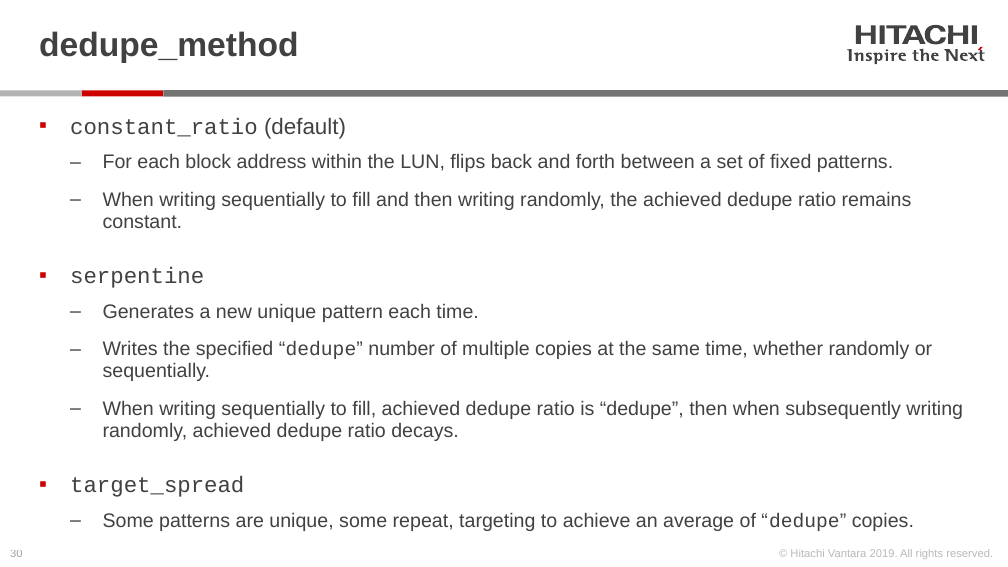
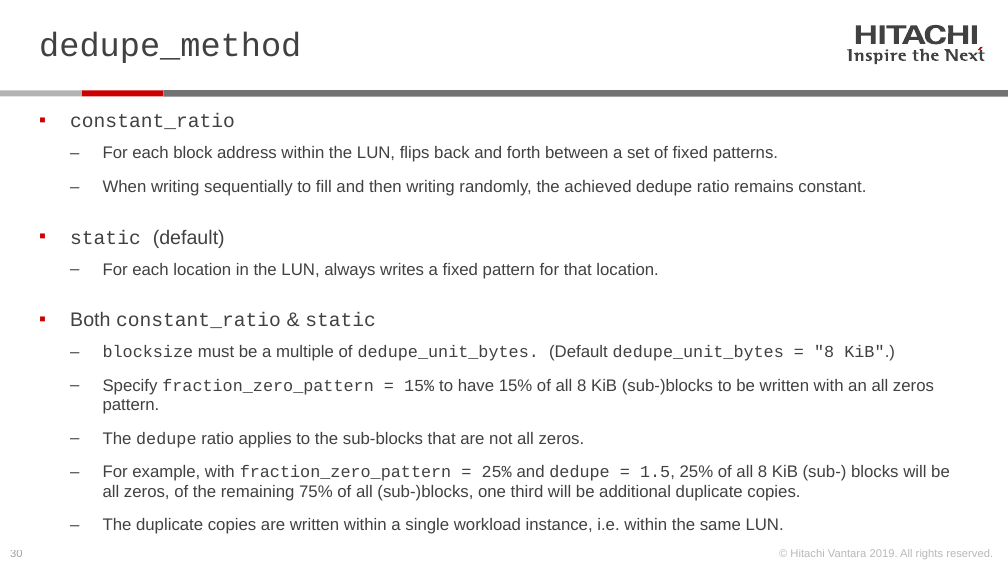
Before and after one commit to Hitachi-Data-Systems/ivy, a slide deck: slide 30 of doc/Programming the ivy engine.pptx. Drawn at 1008x567 pixels with LibreOffice and Linux fonts; fonts in the diff are those of the drawing. Boxes give left, top, right and bottom in pixels: in the first picture for what was removed or moved away, otherwise in the second. Text is boxed around its words. In the diff, an @@ line names an element or a change of style, - is before the commit and + after.

Commit message:
added dedupe_method=static

```diff
--- a/doc/Programming the ivy engine.pptx
+++ b/doc/Programming the ivy engine.pptx
@@ title "dedupe_method" at [39,32,301,63]: font Arial to Courier New, bold off @@
@@ text at [70,114,235,129]: text changed; size 16 to 14 pt @@
-▪ constant_ratio (default)
+▪ constant_ratio
@@ text at [103,146,866,196]: size 14 to 12 pt in "For each block address within the LUN, ...", "When writing sequentially to fill and then ..." @@
@@ text at [70,229,950,534]: text changed; size 14 to 12 pt @@
-▪ serpentine
-  ‒ Generates a new unique pattern each time.
-  ‒ Writes the specified “dedupe” number of multiple copies at the same time, whether randomly or sequentially.
-  ‒ When writing sequentially to fill, achieved dedupe ratio is “dedupe”, then when subsequently writing randomly, achieved dedupe ratio decays.
-▪ target_spread
-  ‒ Some patterns are unique, some repeat, targeting to achieve an average of “dedupe” copies.
+▪ static (default)
+  ‒ For each location in the LUN, always writes a fixed pattern for that location.
+▪ Both constant_ratio & static
+  ‒ blocksize must be a multiple of dedupe_unit_bytes. (Default dedupe_unit_bytes = "8 KiB".)
+  ‒ Specify fraction_zero_pattern = 15% to have 15% of all 8 KiB (sub-)blocks to be written with an all zeros pattern.
+  ‒ The dedupe ratio applies to the sub-blocks that are not all zeros.
+  ‒ For example, with fraction_zero_pattern = 25% and dedupe = 1.5, 25% of all 8 KiB (sub-) blocks will be all zeros, of the remaining 75% of all (sub-)blocks, one third will be additional duplicate copies.
+  ‒ The duplicate copies are written within a single workload instance, i.e. within the same LUN.
```
Also in this commit, not shown: 53 other slides changed, 2 slides added, 1 slide removed, 12 other files.
